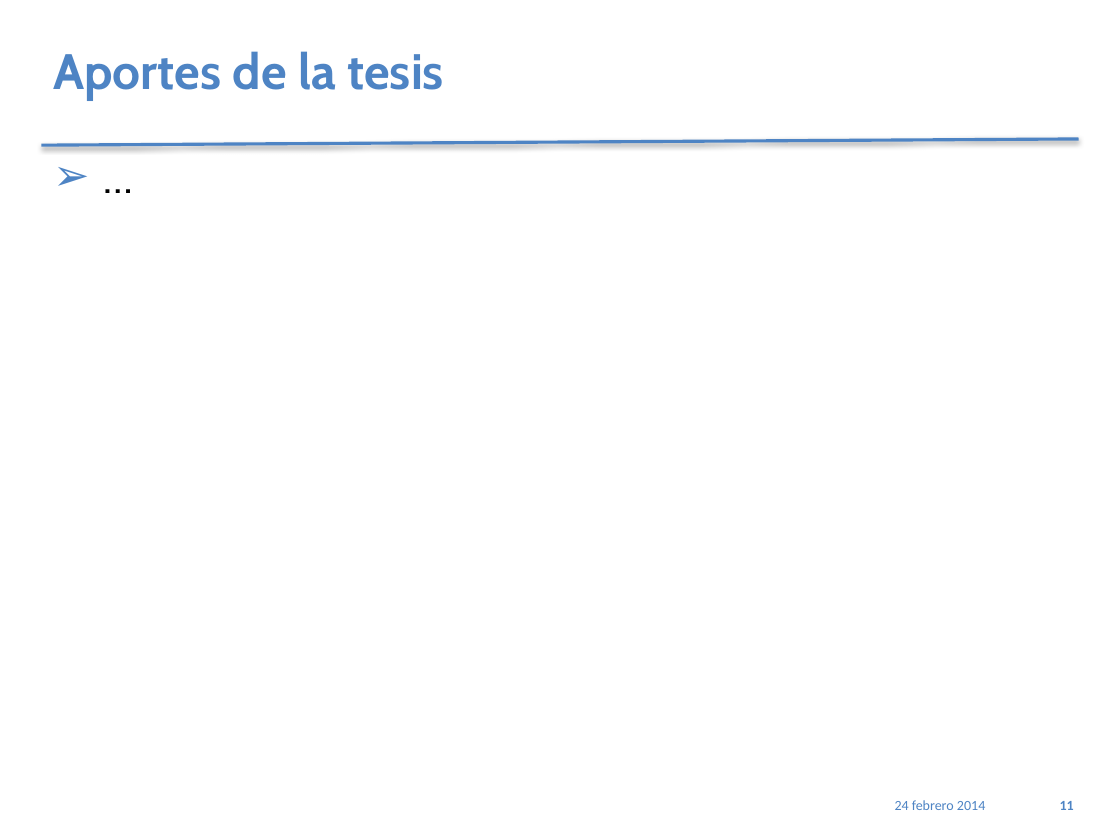
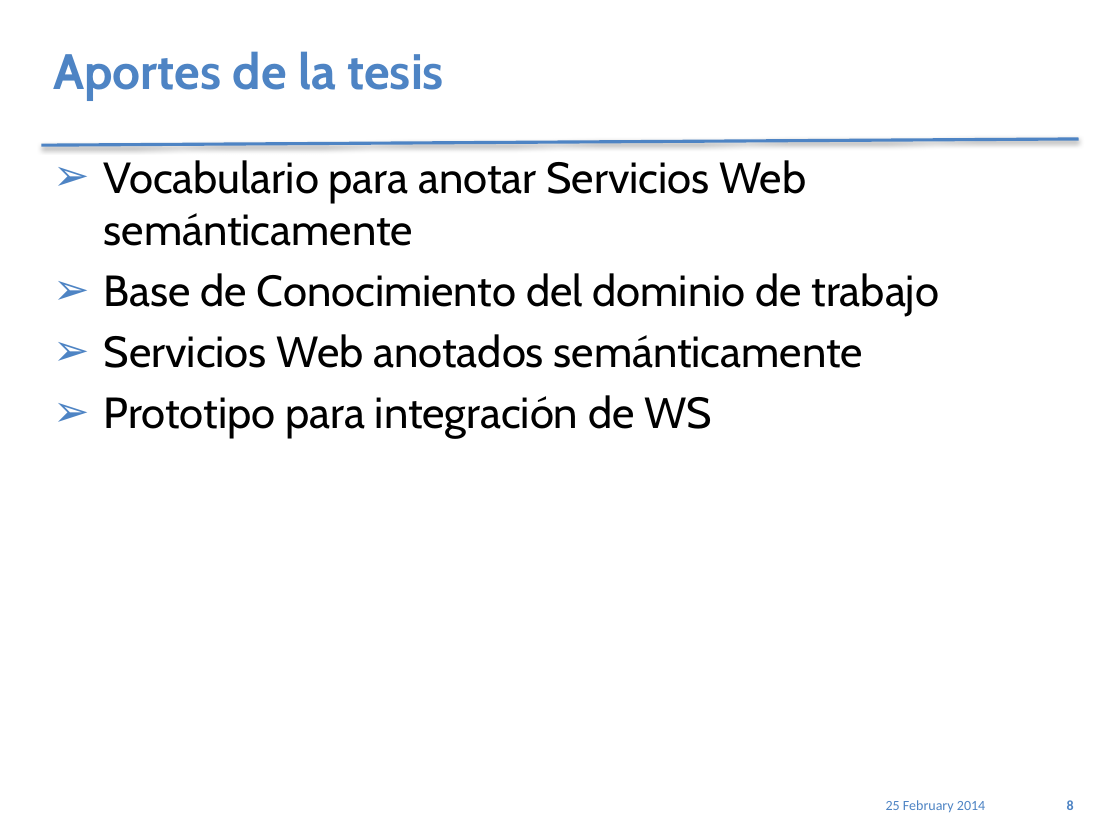
Before and after one commit to jholoc/proyectoScrapy, a slide deck: slide 8 of PlantillaPresetnacionPracticum_4.1.pptx (slide 11 before the commit). Drawn at 1120x840 pixels with LibreOffice and Linux fonts; fonts in the diff are those of the drawing. Boxes give left, top, right and bottom in pixels: in the first picture for what was removed or moved away, otherwise in the second. Text is boxed around its words. In the diff, an @@ line names an element or a change of style, - is before the commit and + after.

```diff
--- a/PlantillaPresetnacionPracticum_4.1.pptx
+++ b/PlantillaPresetnacionPracticum_4.1.pptx
@@ text at [104, 160, 939, 439]: text changed @@
-➢ …
+➢ Vocabulario para anotar Servicios Web semánticamente
+➢ Base de Conocimiento del dominio de trabajo
+➢ Servicios Web anotados semánticamente
+➢ Prototipo para integración de WS
@@ text at [886, 800, 985, 812]: text changed @@
-24 febrero 2014
+25 February 2014
@@ page number at [1067, 800, 1074, 810]: text changed @@
-11
+8
```
Also in this commit, not shown: 6 other slides changed, 1 slide added, 4 slides removed, 1 other file.
